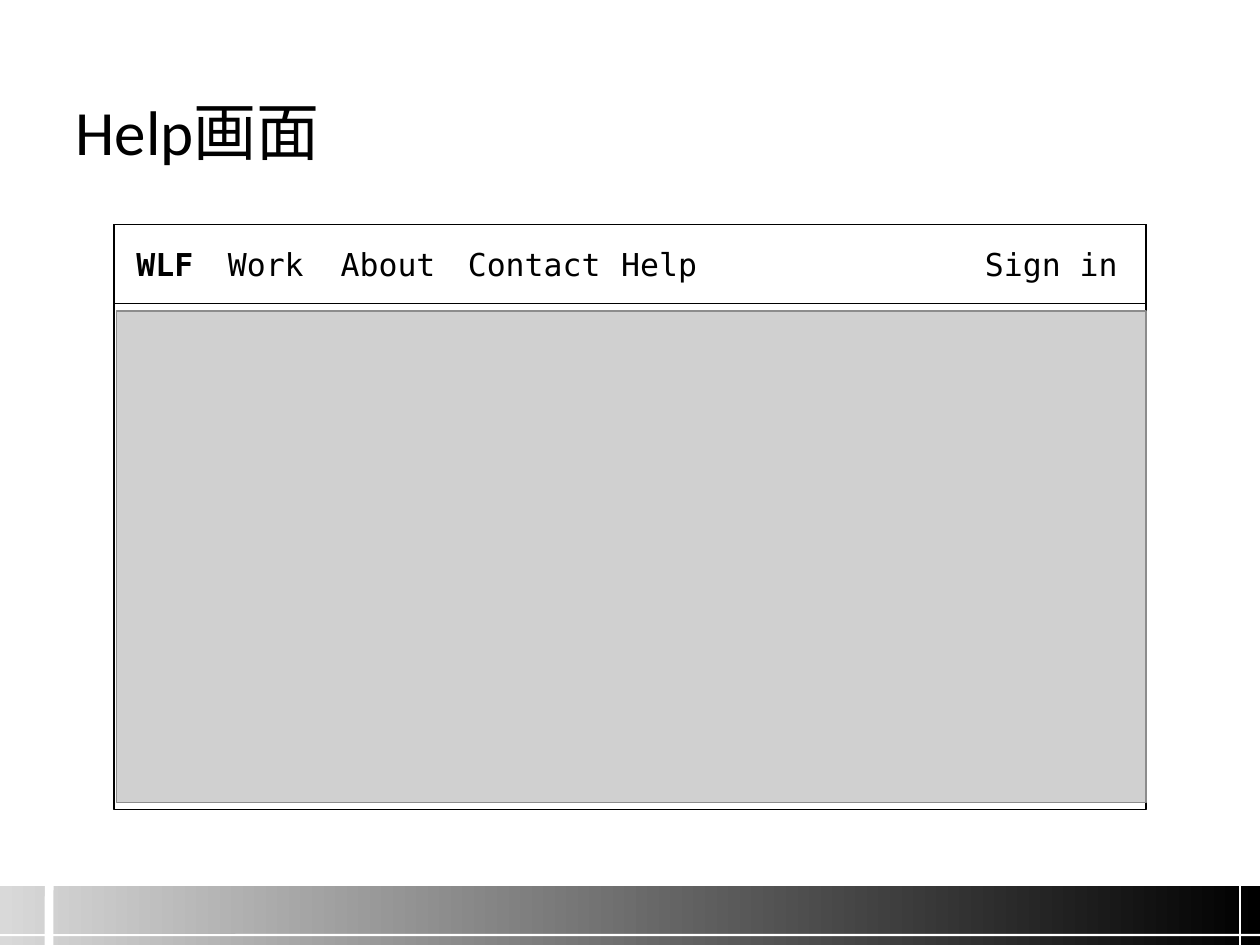
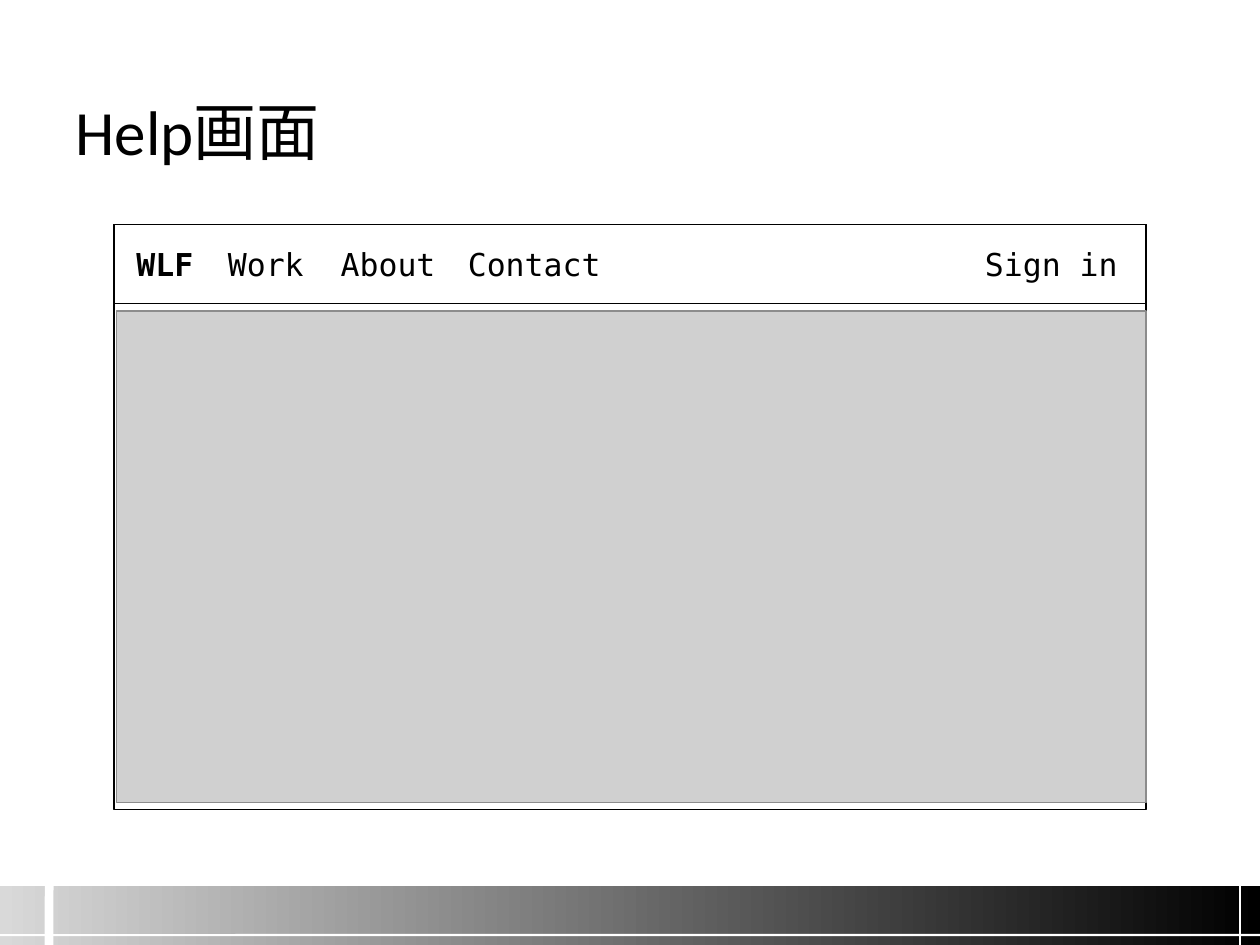
Before and after one commit to namazu510/team-a, a slide deck: slide 7 of screen_image/04.画面設計.pptx. Drawn at 1260x945 pixels with LibreOffice and Linux fonts; fonts in the diff are those of the drawing; grey boxes stand for pictures; background and template pictures are left out. Boxes give left, top, right and bottom in pixels: in the first picture for what was removed or moved away, otherwise in the second. Text is boxed around its words. In the diff, an @@ line names an element or a change of style, - is before the commit and + after.

Commit message:
画面遷移の資料修正

```diff
--- a/screen_image/04.画面設計.pptx
+++ b/screen_image/04.画面設計.pptx
@@ text removed at (621, 252, 697, 283) @@
-Help
```
Also in this commit, not shown: 7 other slides changed, 1 slide removed, 1 other file.
